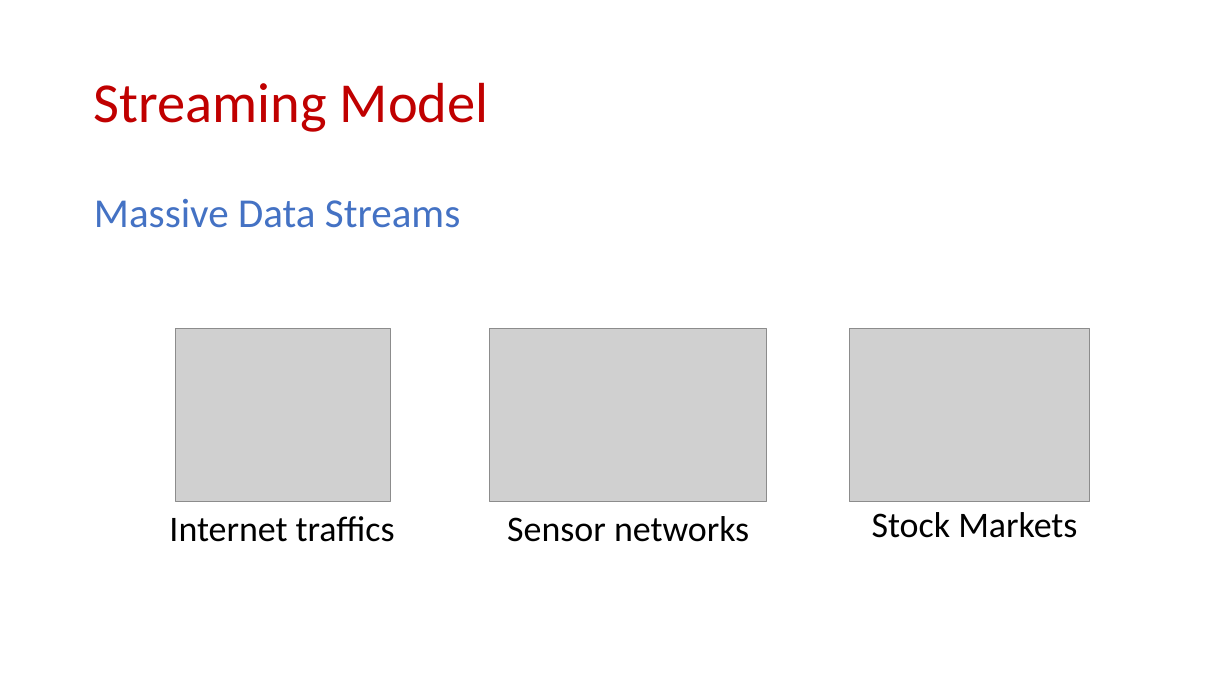
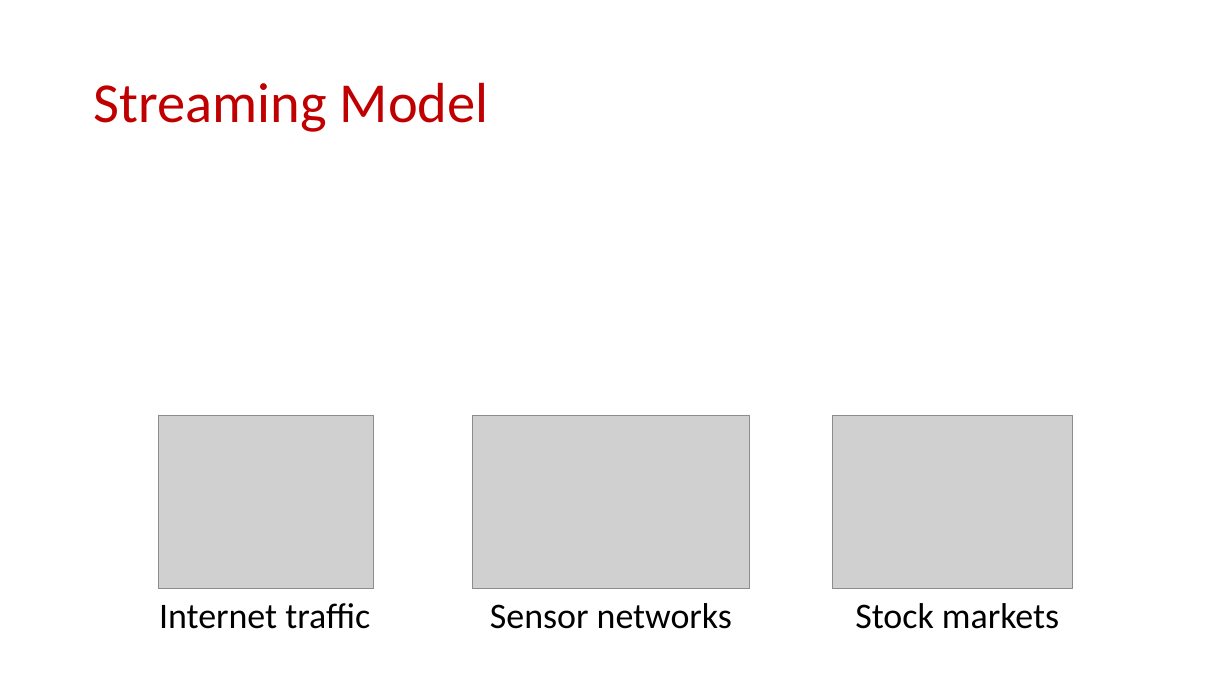
Before and after one commit to samsonzhou/samsonzhou.github.io, a slide deck: slide 2 of other-talks/RANDOM 2026.pptx. Drawn at 1232x693 pixels with LibreOffice and Linux fonts; fonts in the diff are those of the drawing; grey boxes stand for pictures. Boxes give left, top, right and bottom in pixels: in the first picture for what was removed or moved away, otherwise in the second. Text is boxed around its words. In the diff, an @@ line names an element or a change of style, - is before the commit and + after.

```diff
--- a/other-talks/RANDOM 2026.pptx
+++ b/other-talks/RANDOM 2026.pptx
@@ text removed at [94, 199, 460, 228] @@
-Massive Data Streams
@@ picture: place and size @@
-picture at [176, 328, 391, 502]
+picture at [158, 415, 373, 589]
@@ picture: place and size @@
-picture at [490, 328, 767, 502]
+picture at [472, 415, 750, 589]
@@ picture: place and size @@
-picture at [849, 328, 1090, 502]
+picture at [833, 415, 1073, 589]
@@ text removed at [169, 516, 395, 542] @@
-  Internet traffics
@@ text "Sensor networks": place and size @@
-text "Sensor networks" at [507, 516, 749, 542]
+text "Sensor networks" at [490, 603, 732, 629]
@@ text added at [159, 603, 370, 629], 28 pt, text #000000 @@
+  Internet traffic
@@ text at [855, 603, 1059, 629]: text changed @@
-  Stock Markets
+  Stock markets
```
Also in this commit, not shown: 3 slides added, 37 slides removed, 3 other files.
